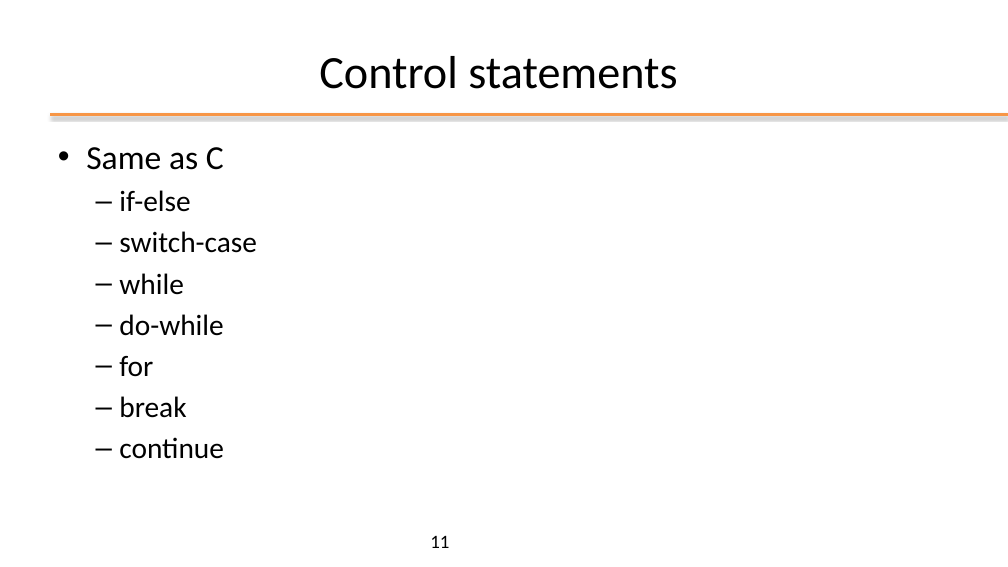
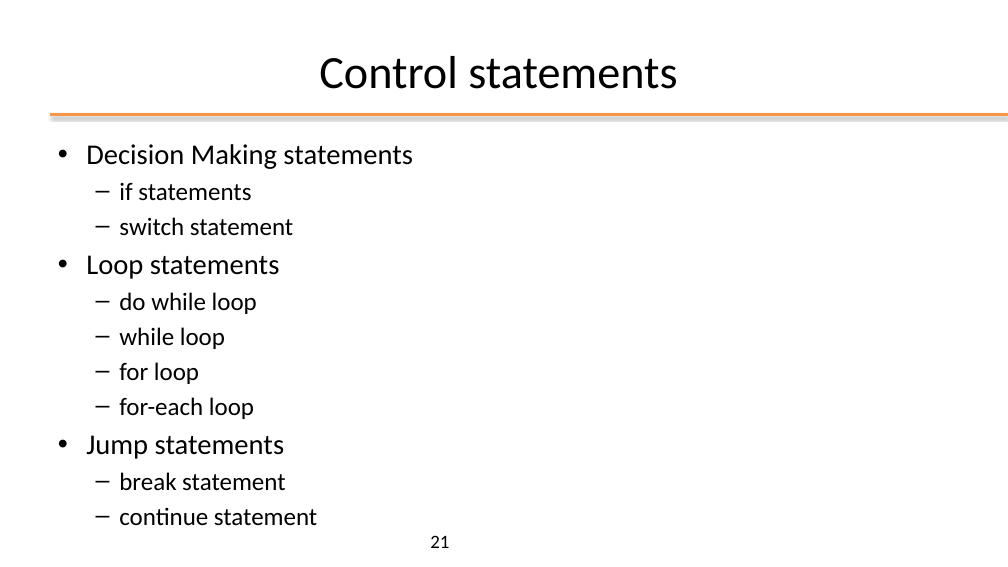
Before and after one commit to plctechnician/ooprogramming, a slide deck: slide 21 of java/slides/ppt/02 - Java Basics.pptx (slide 11 before the commit). Drawn at 1008x567 pixels with LibreOffice and Linux fonts; fonts in the diff are those of the drawing; background and template pictures are left out. Boxes give left, top, right and bottom in pixels: in the first picture for what was removed or moved away, otherwise in the second. Text is boxed around its words. In the diff, an @@ line names an element or a change of style, - is before the commit and + after.

```diff
--- a/java/slides/ppt/02 - Java Basics.pptx
+++ b/java/slides/ppt/02 - Java Basics.pptx
@@ text at [86, 144, 413, 491]: text changed; size 28 to 23.8 pt @@
-• Same as C
-  – if-else
-  – switch-case
-  – while
-  – do-while
-  – for
-  – break
-  – continue
+• Decision Making statements
+  – if statements
+  – switch statement
+• Loop statements
+  – do while loop
+  – while loop
+  – for loop
+  – for-each loop
+• Jump statements
+  – break statement
+  – continue statement
@@ page number at [430, 535, 449, 548]: text changed @@
-11
+21
```
Also in this commit, not shown: 12 other slides changed, 6 slides added, 18 other files.
